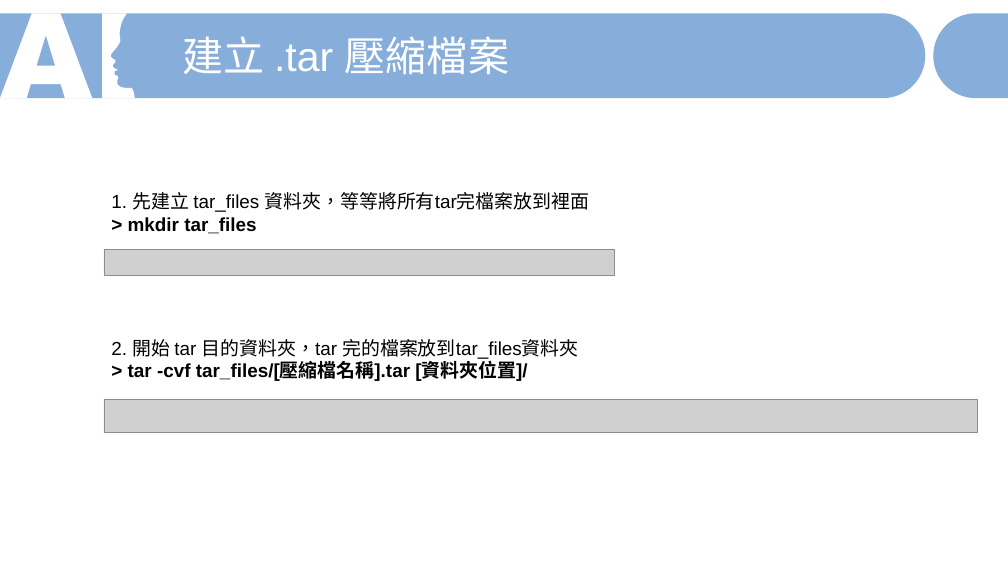
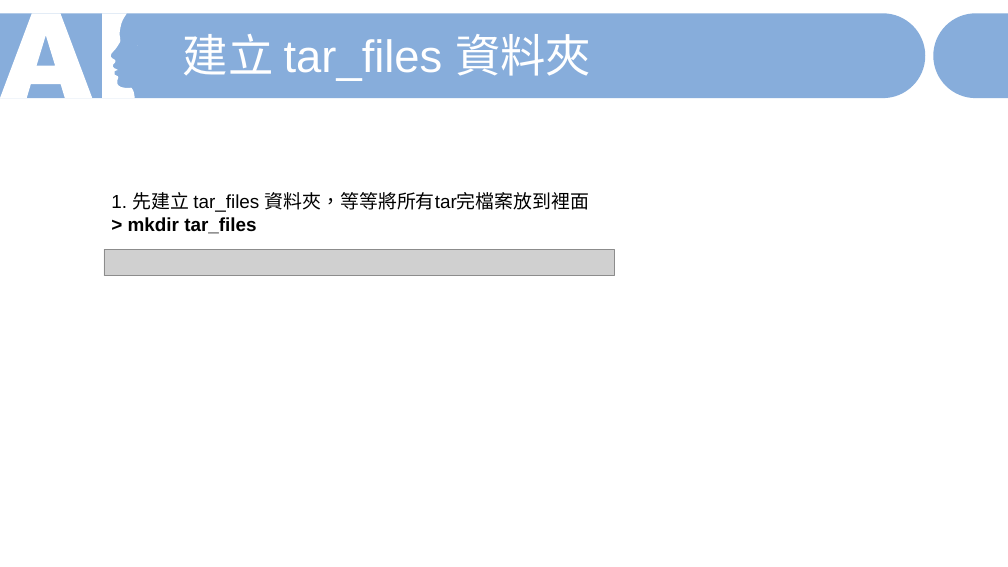
Before and after one commit to MarkChengGG/AIA, a slide deck: slide 3 of How to tar files from AIA JupyterLab.pptx. Drawn at 1008x567 pixels with LibreOffice and Linux fonts; fonts in the diff are those of the drawing; grey boxes stand for pictures. Boxes give left, top, right and bottom in pixels: in the first picture for what was removed or moved away, otherwise in the second. Text is boxed around its words. In the diff, an @@ line names an element or a change of style, - is before the commit and + after.

Commit message:
1117

```diff
--- a/How to tar files from AIA JupyterLab.pptx
+++ b/How to tar files from AIA JupyterLab.pptx
@@ text at (183,34,591,81): text changed; size 39.1 to 43.2 pt @@
-建立 .tar 壓縮檔案
+建立 tar_files 資料夾
@@ text removed at (111,339,578,382) @@
-2. 開始 tar 目的資料夾，tar 完的檔案放到tar_files資料夾
-> tar -cvf tar_files/[壓縮檔名稱].tar [資料夾位置]/
@@ picture removed at (104,399,978,433) @@
```
Also in this commit, not shown: 2 other slides changed.
